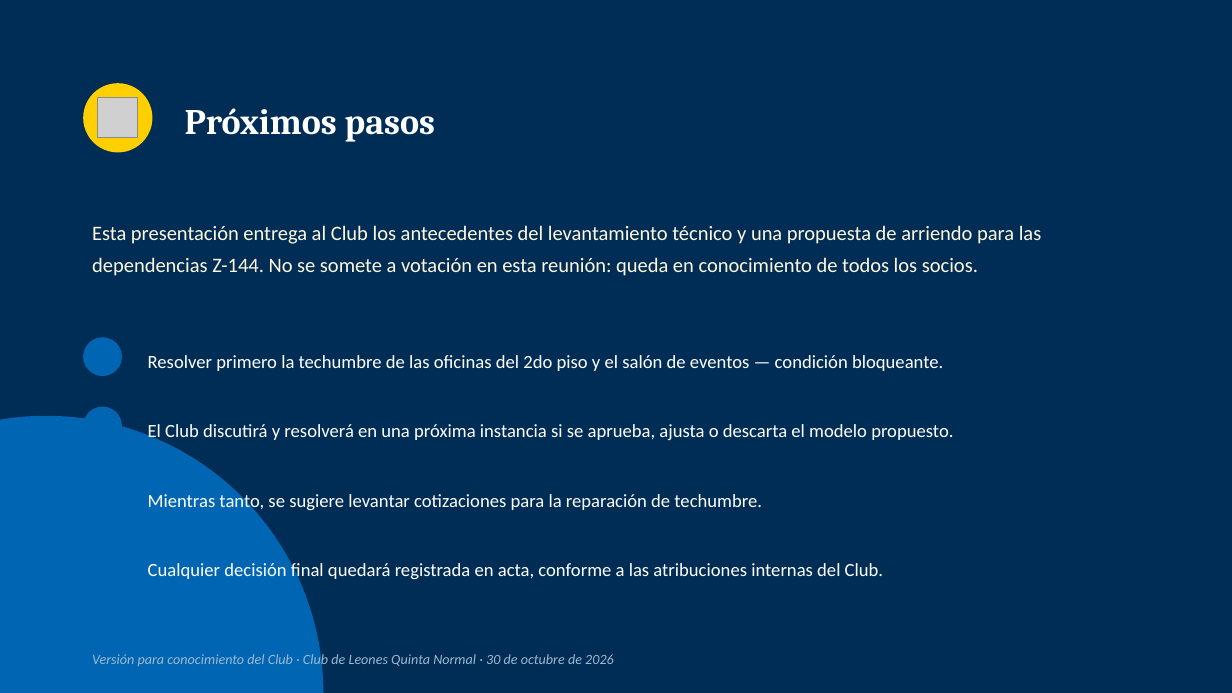
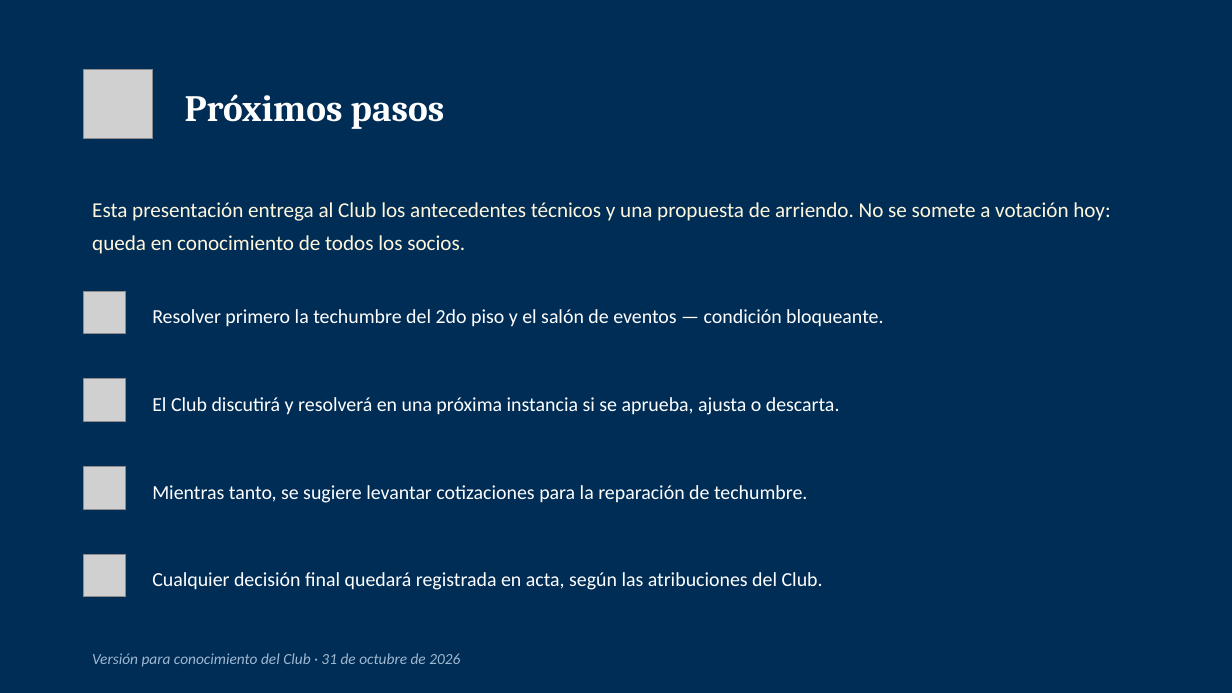
Before and after one commit to wbarrientosd-svg/claude, a slide deck: slide 15 of informes/Presentacion_Modelo_Arriendo_Club_Leones_Z144.pptx (slide 11 before the commit). Drawn at 1232x693 pixels with LibreOffice and Linux fonts; fonts in the diff are those of the drawing; grey boxes stand for pictures; background and template pictures are left out. Boxes give left, top, right and bottom in pixels: in the first picture for what was removed or moved away, otherwise in the second. Text is boxed around its words. In the diff, an @@ line names an element or a change of style, - is before the commit and + after.

```diff
--- a/informes/Presentacion_Modelo_Arriendo_Club_Leones_Z144.pptx
+++ b/informes/Presentacion_Modelo_Arriendo_Club_Leones_Z144.pptx
@@ ellipse removed at box(83, 83, 152, 152) @@
@@ picture added at box(83, 69, 152, 139) @@
@@ text "Próximos pasos": place and size @@
-text "Próximos pasos" at box(185, 108, 435, 142)
+text "Próximos pasos" at box(185, 94, 445, 129)
@@ text "Próximos pasos" at box(185, 94, 445, 129): size 28 to 29 pt @@
@@ picture removed at box(98, 98, 138, 138) @@
@@ text at box(92, 202, 1110, 254): text changed; size 16 to 16.5 pt @@
-Esta presentación entrega al Club los antecedentes del levantamiento técnico y una propuesta de arriendo para las dependencias Z-144. No se somete a votación en esta reunión: queda en conocimiento de todos los socios.
+Esta presentación entrega al Club los antecedentes técnicos y una propuesta de arriendo. No se somete a votación hoy: queda en conocimiento de todos los socios.
@@ picture added at box(83, 291, 126, 334) @@
@@ text at box(152, 309, 883, 327): text changed; size 14.5 to 15.5 pt @@
-Resolver primero la techumbre de las oficinas del 2do piso y el salón de eventos — condición bloqueante.
+Resolver primero la techumbre del 2do piso y el salón de eventos — condición bloqueante.
@@ ellipse removed at box(83, 337, 122, 376) @@
@@ picture added at box(83, 379, 126, 421) @@
@@ ellipse removed at box(0, 416, 323, 693) @@
@@ ellipse removed at box(83, 407, 122, 445) @@
@@ text at box(152, 397, 840, 415): text changed; size 14.5 to 15.5 pt @@
-El Club discutirá y resolverá en una próxima instancia si se aprueba, ajusta o descarta el modelo propuesto.
+El Club discutirá y resolverá en una próxima instancia si se aprueba, ajusta o descarta.
@@ ellipse removed at box(83, 476, 122, 515) @@
@@ picture added at box(83, 467, 126, 509) @@
@@ text "Mientras tanto, se sugiere levantar ..." at box(152, 485, 807, 503): size 14.5 to 15.5 pt; line spacing 1.1 to 1.15 @@
@@ ellipse removed at box(83, 545, 122, 584) @@
@@ picture added at box(83, 555, 126, 597) @@
@@ text at box(152, 572, 823, 590): text changed; size 14.5 to 15.5 pt @@
-Cualquier decisión final quedará registrada en acta, conforme a las atribuciones internas del Club.
+Cualquier decisión final quedará registrada en acta, según las atribuciones del Club.
@@ text at box(92, 653, 460, 667): text changed; size 11 to 12 pt @@
-Versión para conocimiento del Club · Club de Leones Quinta Normal · 30 de octubre de 2026
+Versión para conocimiento del Club · 31 de octubre de 2026
```
Also in this commit, not shown: 10 other slides changed, 4 slides added, 1 other file.
